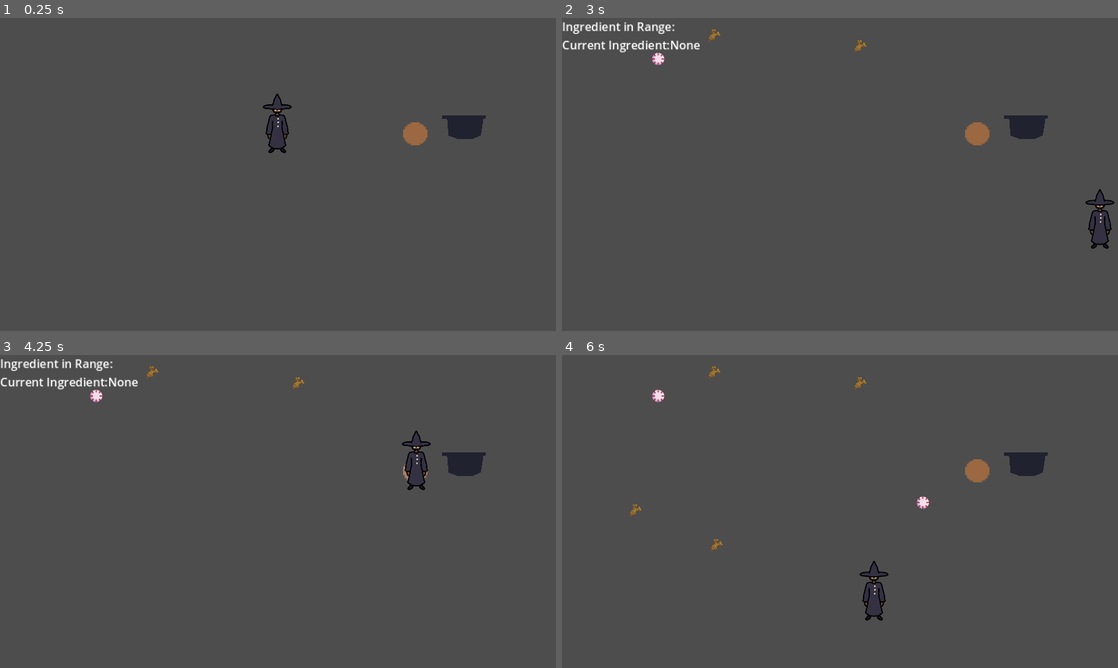
Above: before the commit, frames 1-4 (two rows, left to right).
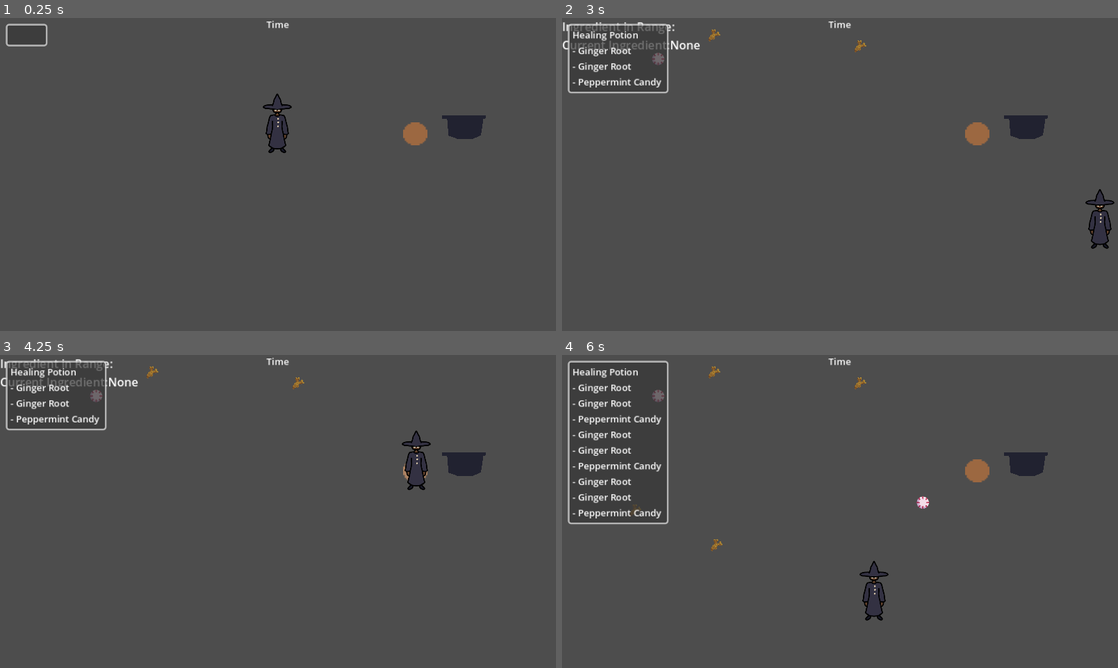
Above: after the commit, the same moments.

Repository: aryuserious/witch-in-training
Game: Godot game, scene res://scenes/level_1.tscn
Two runs of this game, one before a commit and one after it. Both use one fixed random seed, a clock stepped at 60 frames per second and the inputs below.
Inputs:
- Up to frame 1 (0.25 s): no input
- Up to frame 2 (3 s): tap Enter at 0.5 s; hold D (right) 0.53-1.28 s; tap Q (drop) at 0.6 s; hold S (down) 1.28-2.03 s; tap E (pickup) at 1.35 s; hold D (right) 2.03-2.78 s; tap 1 (show-hide stats) at 2.1 s; hold W (up) from 2.78 s (still down); tap I (test) at 2.85 s
- Up to frame 3 (4.25 s): release W (up) at 3.53 s; hold A (left) from 3.53 s (still down); tap Q (drop) at 3.6 s
- Up to frame 4 (6 s): tap E (pickup) at 4.35 s; release A (left) at 5.03 s; hold S (down) 5.03-5.78 s; tap 1 (show-hide stats) at 5.1 s; hold D (right) from 5.78 s (still down); tap I (test) at 5.85 s

The runs differ from the first frame. In frame 1, 0.2% of the frame differs, in the area x 1-52%, y 0-10%; in frame 2, 1.5%; in frame 3, 1.5%; in frame 4, 2.1%, in the area x 1-52%, y 0-55%.

Commit message:
the potion name and ingredient list show up on the HUD

Diff:
--- a/scenes/hud.tscn
+++ b/scenes/hud.tscn
@@ -43,4 +43,3 @@
 
 [node name="Potion" type="Label" parent="Panel/VBox"]
 layout_mode = 2
-text = "Potion"
--- a/scenes/level_1.tscn
+++ b/scenes/level_1.tscn
@@ -1,10 +1,11 @@
-[gd_scene load_steps=6 format=3 uid="uid://2571m6godsxt"]
+[gd_scene load_steps=7 format=3 uid="uid://2571m6godsxt"]
 
 [ext_resource type="Script" path="res://scripts/level_1.gd" id="1_cltiy"]
 [ext_resource type="PackedScene" uid="uid://c5sekepb63mku" path="res://scenes/player.tscn" id="1_iw33g"]
 [ext_resource type="PackedScene" uid="uid://d34dwh7n46jpu" path="res://scenes/cauldron.tscn" id="3_7uji8"]
 [ext_resource type="PackedScene" uid="uid://bxagv38tvr6qd" path="res://scenes/cauldron_detection.tscn" id="5_42agb"]
 [ext_resource type="PackedScene" uid="uid://c6uq1yph8uswp" path="res://scenes/stats.tscn" id="5_xuif7"]
+[ext_resource type="PackedScene" uid="uid://bxg1rh7mqq515" path="res://scenes/hud.tscn" id="6_mlbeg"]
 
 [node name="Level1" type="Node2D"]
 y_sort_enabled = true
@@ -23,5 +24,8 @@
 [node name="Stats" parent="." instance=ExtResource("5_xuif7")]
 visible = false
 
+[node name="HUD" parent="." node_paths=PackedStringArray("cauldron") instance=ExtResource("6_mlbeg")]
+cauldron = NodePath("../Cauldron")
+
 [connection signal="body_entered" from="CauldronDetection" to="Cauldron" method="_on_detection_body_entered"]
 [connection signal="body_exited" from="CauldronDetection" to="Cauldron" method="_on_detection_body_exited"]
--- a/scripts/hud.gd
+++ b/scripts/hud.gd
@@ -1 +1,25 @@
+class_name HUD
+
 extends CanvasLayer
+
+
+var ingredient_types : Array[String]
+
+@export var cauldron : Cauldron
+
+
+func _ready():
+	cauldron.connect("new_potion", _on_cauldron_new_potion)
+
+
+func _on_cauldron_new_potion(potion : Cauldron.Potion):
+	$Panel/VBox/Potion.text = potion.effect + " Potion"
+
+	for ingr in potion.ingredients:
+		var t = Ingredient.ingredient_type_as_string(ingr)
+		ingredient_types.append(t)
+
+	for ingr_type in ingredient_types:
+		var label = Label.new()
+		label.text = "- " + ingr_type
+		$Panel/VBox.add_child(label)
--- a/scripts/ingredient.gd
+++ b/scripts/ingredient.gd
@@ -17,19 +17,6 @@
     var y = randi_range(0, 540)
     global_position = Vector2(x, y)
     set_sprite_region()
-
-    # # ADD CHILDREN #
-    # var s = Sprite2D.new()
-    # s.texture = load("res://assets/ingredients.png")
-    # s.scale = Vector2(0.4, 0.4)
-    # s.name = "Sprite"
-    # s.region_enabled = true
-    # add_child(s)
-    # set_sprite_region()
-
-    # var collision = CollisionShape2D.new()
-    # collision.shape = preload("res://assets/collisionshape.tres")
-    # add_child(collision)
 
     # RANDOM LOCATION #
     print("Ingredient made")
